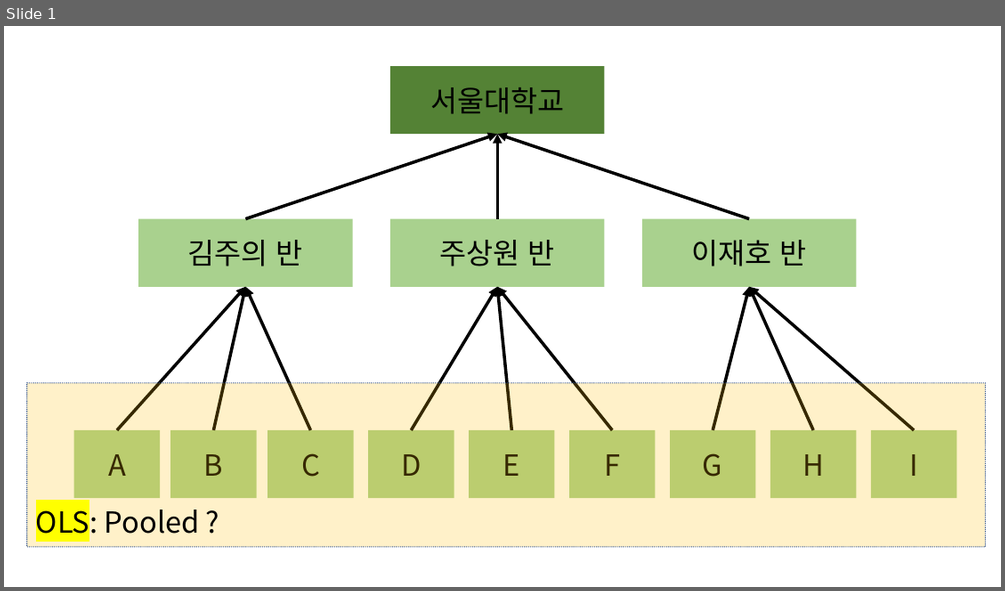
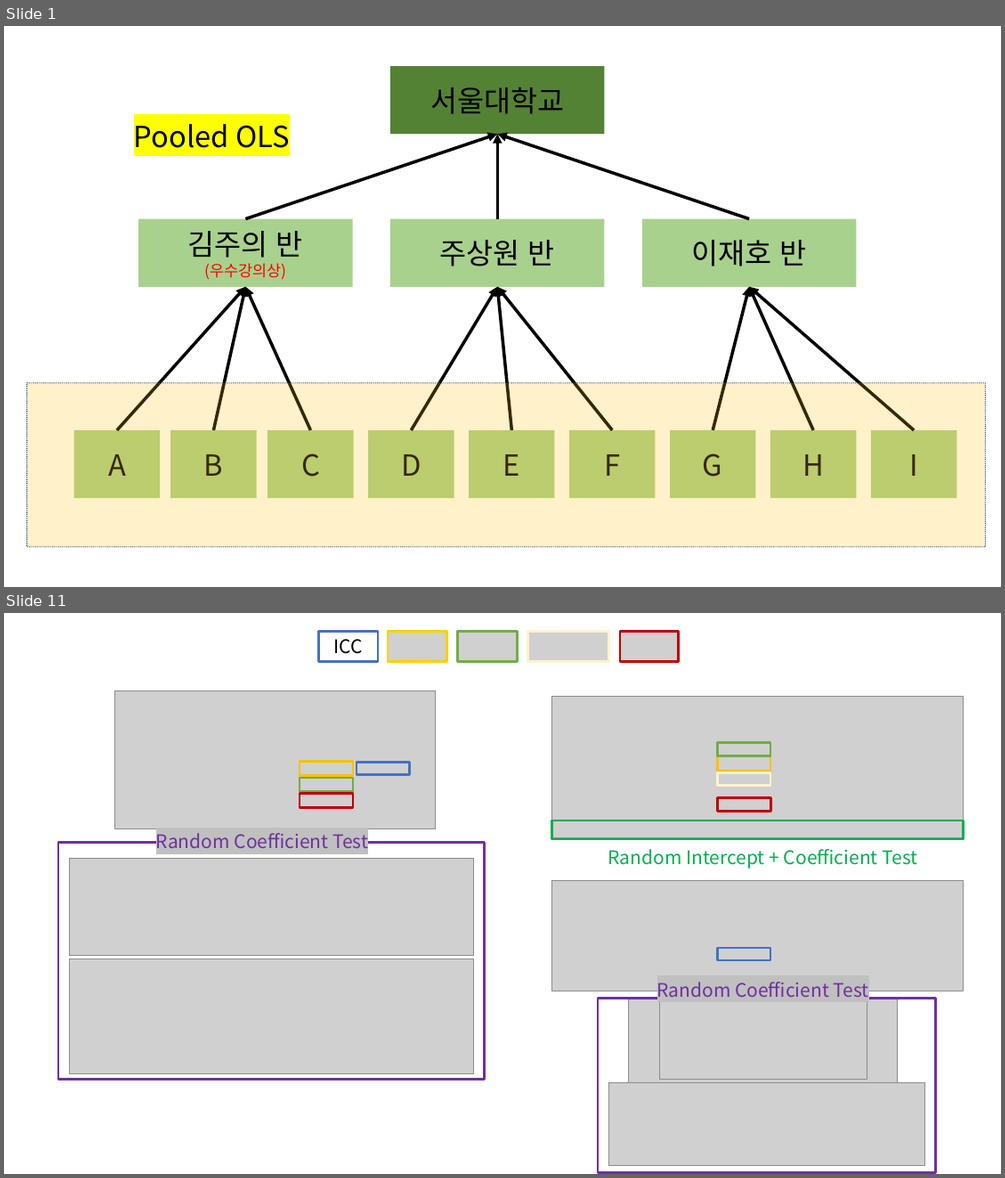
Before and after one commit to SangwonJu/HLM, a slide deck: 그림.pptx. Shown one above the other, each under a label of ours: slide 1 before the commit, slides 1 and 11 after it; the slides between them are not shown. The pictures are 1005x591 and 1005x1178 pixels, drawn with LibreOffice and Linux fonts; fonts in the diff are those of the drawing; grey boxes stand for pictures. Boxes give left, top, right and bottom in pixels: in the first picture for what was removed or moved away, otherwise in the second. Text is boxed around its words. In the diff, an @@ line names an element or a change of style, - is before the commit and + after.

```diff
--- a/그림.pptx
+++ b/그림.pptx
@@ slide 11 added at (4, 613, 1001, 1174), background #FFFFFF @@
@@ rectangle added at (319, 632, 378, 662), outline #4472C4 2.25 pt, 18 pt, text #000000 @@
+ICC
@@ picture added at (388, 632, 446, 662) @@
@@ picture added at (458, 632, 517, 662) @@
@@ picture added at (528, 632, 609, 662) @@
@@ picture added at (620, 632, 679, 662) @@
@@ picture added at (115, 690, 437, 828) @@
@@ picture added at (552, 696, 964, 837) @@
@@ rectangle added at (718, 742, 770, 756), outline #70AD47 2.25 pt @@
@@ rectangle added at (300, 762, 353, 776), outline #FFC000 2.25 pt @@
@@ rectangle added at (356, 763, 409, 775), outline #4472C4 2.25 pt @@
@@ rectangle added at (718, 756, 770, 771), outline #FFC000 2.25 pt @@
@@ rectangle added at (718, 772, 770, 785), outline #FFF2CC 2.25 pt @@
@@ rectangle added at (300, 778, 353, 792), outline #70AD47 2.25 pt @@
@@ rectangle added at (300, 793, 353, 807), outline #C00000 2.25 pt @@
@@ rectangle added at (718, 798, 770, 811), outline #C00000 2.25 pt @@
@@ rectangle added at (552, 820, 963, 839), outline #00B050 2.25 pt @@
@@ rectangle added at (58, 843, 485, 1078), outline #7030A0 2.25 pt @@
@@ text added at (156, 833, 368, 848), 18 pt, text #7030A0 @@
+Random Coefficient Test
@@ text added at (608, 849, 917, 868), 18 pt, text #00B050 @@
+Random Intercept + Coefficient Test
@@ picture added at (70, 858, 474, 955) @@
@@ picture added at (552, 880, 964, 990) @@
@@ picture added at (70, 959, 474, 1074) @@
@@ rectangle added at (718, 948, 770, 961), outline #4472C4 2.25 pt @@
@@ text added at (657, 981, 869, 997), 18 pt, text #7030A0 @@
+Random Coefficient Test
@@ rectangle added at (598, 998, 936, 1172), outline #7030A0 2.25 pt @@
@@ picture added at (629, 998, 898, 1165) @@
@@ picture added at (659, 1001, 867, 1078) @@
@@ picture added at (609, 1083, 925, 1165) @@
@@ slide 1 changed as well @@
@@ text at (134, 124, 290, 148): text changed @@
-OLS: Pooled ?
+Pooled OLS
@@ text in rectangle at (188, 231, 303, 280): text changed; size 28 to 15 pt; text colour #000000 to #FF0000 @@
-김주의 반
+김주의 반
+(우수강의상)
```
Also in this commit, not shown: 9 other slides added, 45 other files.
